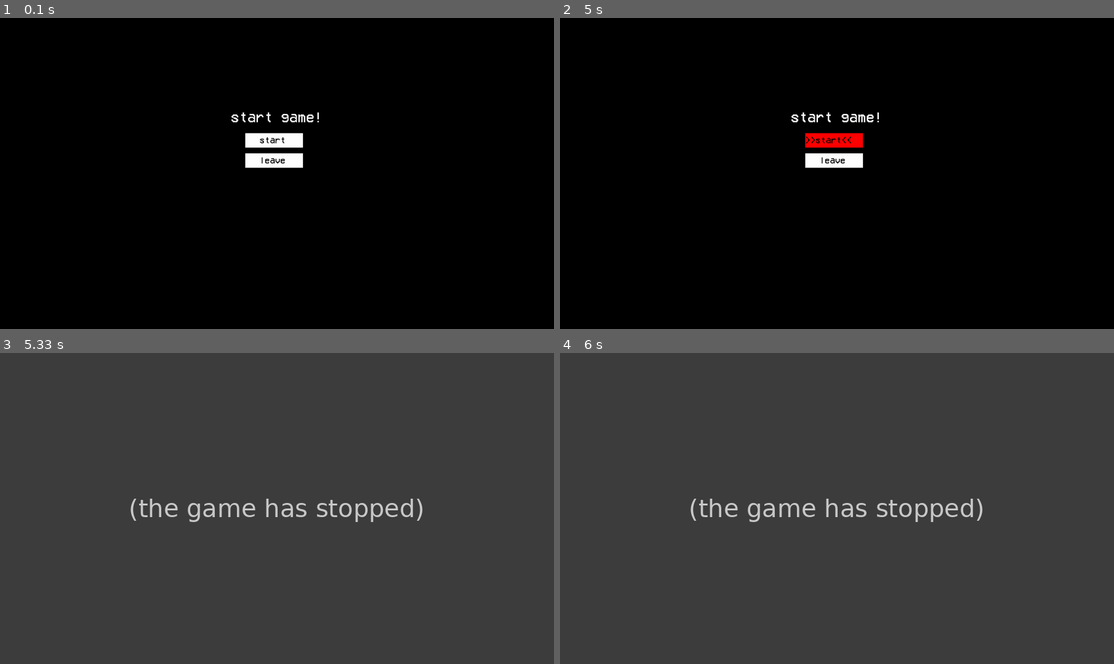
Above: before the commit, frames 1-4 (two rows, left to right).
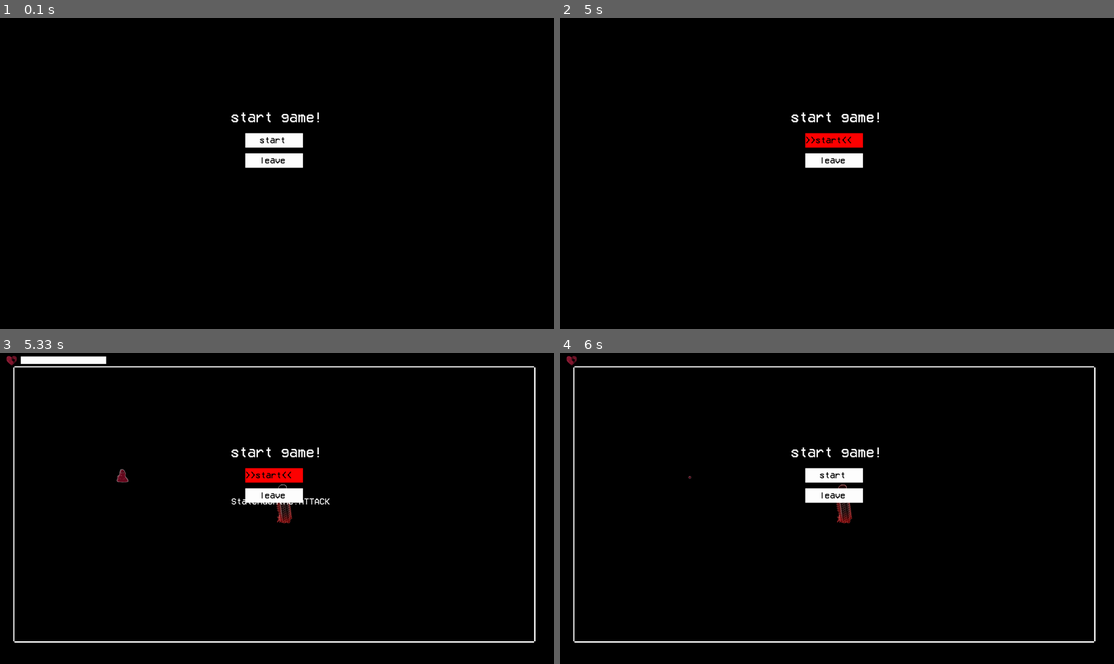
Above: after the commit, the same moments.

Repository: myatnyi/pygame-project
Game: pygame game, started from main.py
Two runs of this game, one before a commit and one after it. Both use one fixed random seed, a clock stepped at 60 frames per second and the inputs below.
Inputs (mouse positions are in pixels of both pictures, inside the frame that each line leads up to):
- Up to frame 1 (0.1 s): no input
- Up to frame 2 (5 s): hold Right 0.33-0.8 s; hold Up 0.83-1.13 s; hold Right 1.17-1.63 s; hold Left 1.67-2.2 s; hold Down 2.23-2.53 s; hold Left 2.57-2.97 s; hold Up 3-3.37 s; hold Right 3.4-4.03 s; hold Down 4.07-4.43 s; hold Left 4.47-4.93 s
- Up to frame 3 (5.33 s): click "start" at 5.02 s; hold Esc from 5.3 s (still down); hold Right from 5.3 s (still down)
- Up to frame 4 (6 s): move the mouse to (692, 393) at 5.33 s; release Esc at 5.77 s; release Right at 5.77 s; hold Right from 5.8 s (still down)

Frames 1-2 are identical in both runs. In frame 3, 100% of the frame differs, in the area x 0-100%, y 0-100%; in frame 4, 100%.
Before the commit the program exited at 5.3 s; later frames show no game.

Commit message:
пауза + попыточки сделать фон со звездочками

Diff:
--- a/main.py
+++ b/main.py
@@ -1,16 +1,34 @@
 import sys
+import random
 from Player import *
 from Enemies import *
 from Levels import *
 from UI import *
+from ObjectEntity import *
 
 FPS = 60
 pygame.init()
 pygame.display.set_caption('Жока и бока')
 size = WIDTH, HEIGHT = 1920, 1080
 screen = pygame.display.set_mode(size)
+screen = pygame.display.set_mode((1920, 1080), pygame.NOFRAME)
 clock = pygame.time.Clock()
 DEBUG = True
+
+
+class Background():
+    def __init__(self):
+        super().__init__()
+        self.stars = []
+        for i in range(50):
+            self.stars.append((random.randrange(20, 1100), random.randrange(20, 1920)))
+        self.stars_group = pygame.sprite.Group()
+        for i in range(len(self.stars)):
+            star = Object(screen, 'star.png', self.stars[i][0], self.stars[i][1], self.stars_group)
+    def update(self):
+        self.stars_group.update()
+        self.stars_group.draw(screen)
+
 
 class MenuSM(Enum):
     MENU = 0
@@ -116,15 +134,18 @@
     bleb = Bleb(screen, 'bleb.png', 400, 400, all_sprites, player, obstacle_level=level.read_file()[1])
     enemies.add(bleb)
     player.get_inter_objs(enemies)
+
     while True:
         for event in pygame.event.get():
             if event.type == pygame.QUIT or event.type == pygame.KEYDOWN and event.key == pygame.K_ESCAPE:
-                terminate()
+                STATE = MenuSM.MENU
+                start_screen()
 
-        screen.fill('red')
+        screen.fill('black')
         level.draw_border(level.read_file()[0])
         all_sprites.update()
         Heart(player, 20, 7)
+        Background()
 
         if STATE != MenuSM.START:
             return
Binary file added: data/star.png
